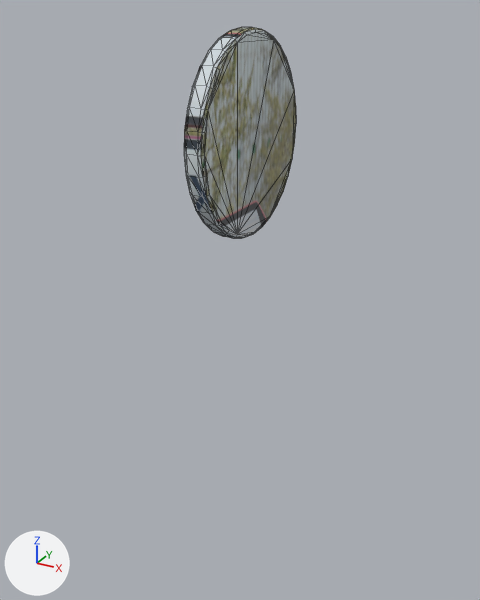
What one commit did to the FBX model SourceAsset/Meshes/Signs/SM_Sign_02.fbx.
Both versions are drawn from a 50 mm camera at (1.18, -2.35, 2.67) aimed at (-0.13, 0.04, 1.47). Every picture has the same lights, and +X, +Y and +Z are marked at lower left. The older version comes first. Mesh edges are drawn as thin lines. Where no turn or scale is listed for an object, it has been applied to the vertices.

Names of what the first picture shows: 'SM_Sign_Anim_01.002'.
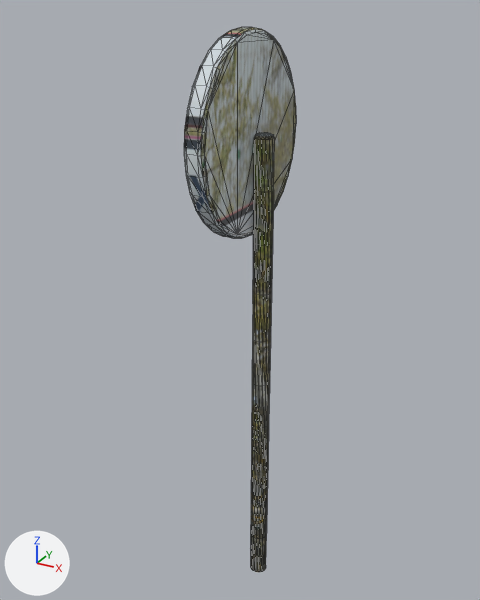
Location of each change, (x1, y1, x2, y2) in pixels of the pictures (480 x 600 px):
'SM_Sign_Anim_01.001', added
    after: (251, 133, 275, 572)

The change, as a list of edits to the scene's bpy script:
```text
Add me_plane_005_1:
    me_plane_005_1.from_pydata(...)  # 208 vertices, 398 faces; spans x -0.04..0.04, y -0.04..0.04, z 0.0..2.22
    me_plane_005_1.materials.append(mat_material_002)  # picture img_1000_f_498256133_2jwravgffexjlme6fjxcfifv0ar65qza_142968875_jpg
Add ob_sm_sign_anim_01_001:
    ob_sm_sign_anim_01_001 = bpy.data.objects.new('SM_Sign_Anim_01.001', me_plane_005_1)
    ob_sm_sign_anim_01_001.location = (0.0, 0.0, 0.0)
```
